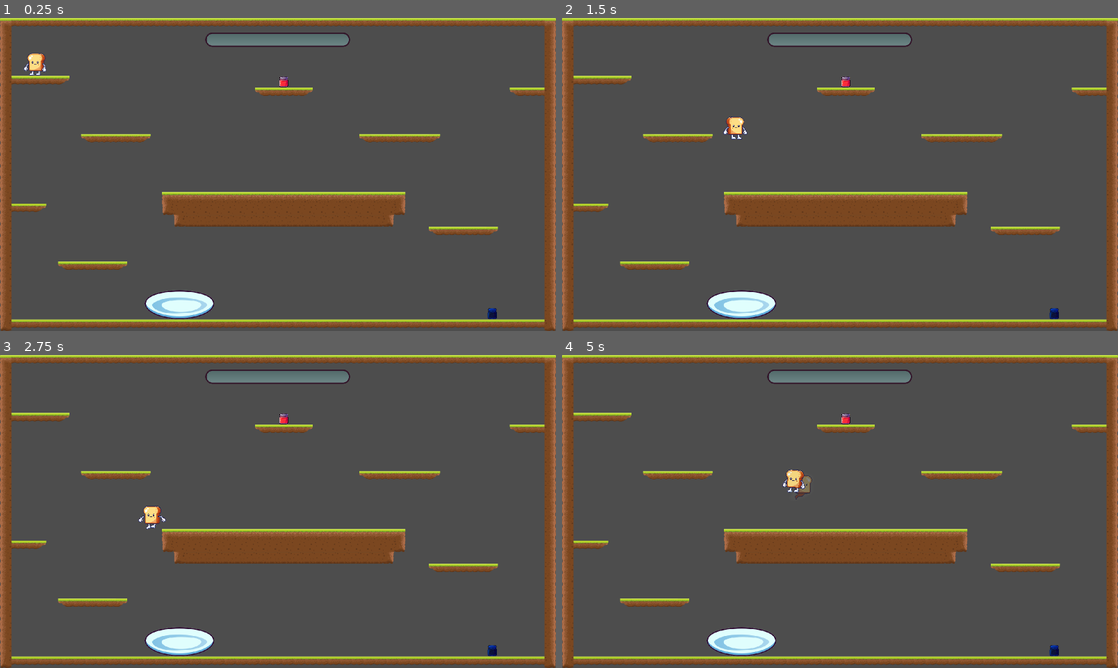
Above: before the commit, frames 1-4 (two rows, left to right).
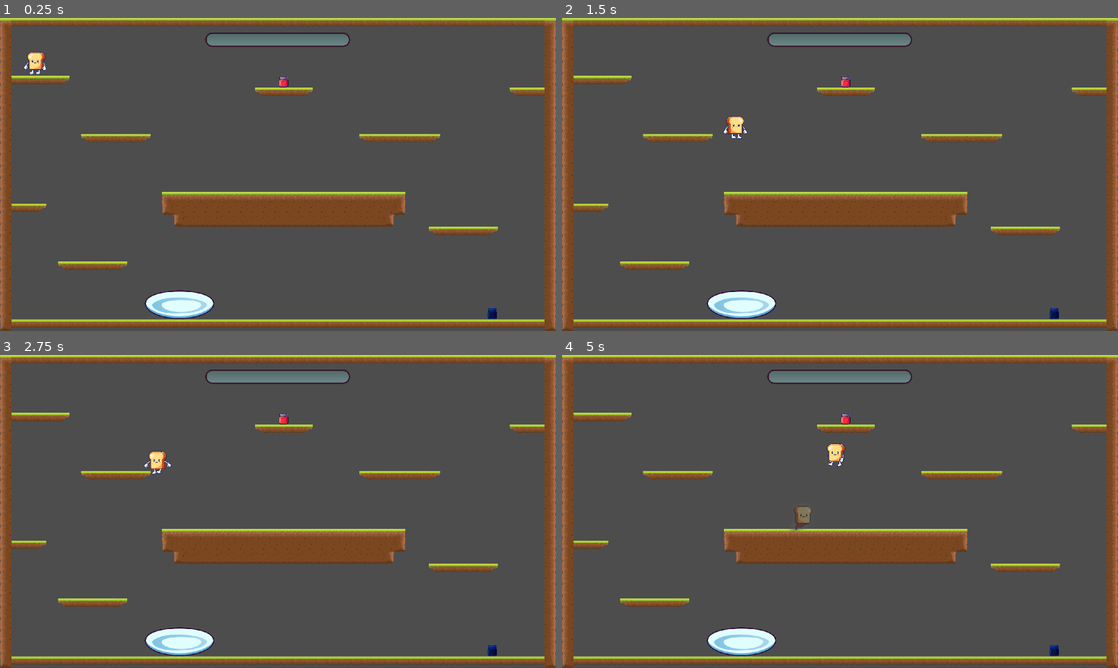
Above: after the commit, the same moments.

Repository: Alliance-of-Numpties/terry-toastington
Game: Godot game, scene res://scenes/main.tscn
Two runs of this game, one before a commit and one after it. Both use one fixed random seed, a clock stepped at 60 frames per second and the inputs below.
Inputs (mouse positions are in pixels of both pictures, inside the frame that each line leads up to):
- Up to frame 1 (0.25 s): no input
- Up to frame 2 (1.5 s): move the mouse to (962, 158) at 0.52 s; hold D (right) from 0.53 s (still down); tap Space (jump) at 0.6, 0.77, 1.07 s; move the mouse to (728, 190) at 1.27 s; click (728, 190) at 1.35 s
- Up to frame 3 (2.75 s): tap Space (jump) at 1.52, 1.55, 1.82, 2.1 s; move the mouse to (333, 442) at 2.02 s; release D (right) at 2.03 s; hold A (left) from 2.03 s (still down)
- Up to frame 4 (5 s): move the mouse to (812, 574) at 2.77 s; release A (left) at 2.78 s; hold D (right) 2.78-4.28 s; click (812, 574) at 2.85 s; tap Space (jump) at 3.02, 3.05, 3.32, 3.6, 3.77, 4.07, 4.52, 4.55, 4.82 s; move the mouse to (1006, 558) at 3.52 s; move the mouse to (673, 464) at 4.27 s; hold A (left) from 4.28 s (still down); click (673, 464) at 4.35 s

The runs differ from the first frame. In frame 1, 0.1% of the frame differs, in the area x 4-9%, y 10-19%; in frame 2, less than 0.1%; in frame 3, 0.4%; in frame 4, 0.7%, in the area x 39-51%, y 28-57%.

Commit message:
Make player jumping a bit snappier

Diff:
--- a/scripts/Player.gd
+++ b/scripts/Player.gd
@@ -8,7 +8,7 @@
 signal completed_level
 
 @export var speed = 500.0
-@export var jump_velocity = -900.0
+@export var jump_velocity = -1000.0
 @export var jam_points = 0
 @export var wall_slide_speed_limit = 100
 
@@ -32,7 +32,11 @@
 	# Add the gravity.
 	if not is_on_floor():
 		if not is_on_wall():
-			velocity.y += gravity * delta
+			var falling = velocity.y > 0
+			var falling_multiplier = 0.8
+			var rising_multiplier = 1.2
+			var gravity_multiplier = falling_multiplier if falling else rising_multiplier
+			velocity.y += gravity * delta * gravity_multiplier
 		else:
 			velocity.y += gravity * delta
 			# Continue jumping with regular gravity if still moving up,
